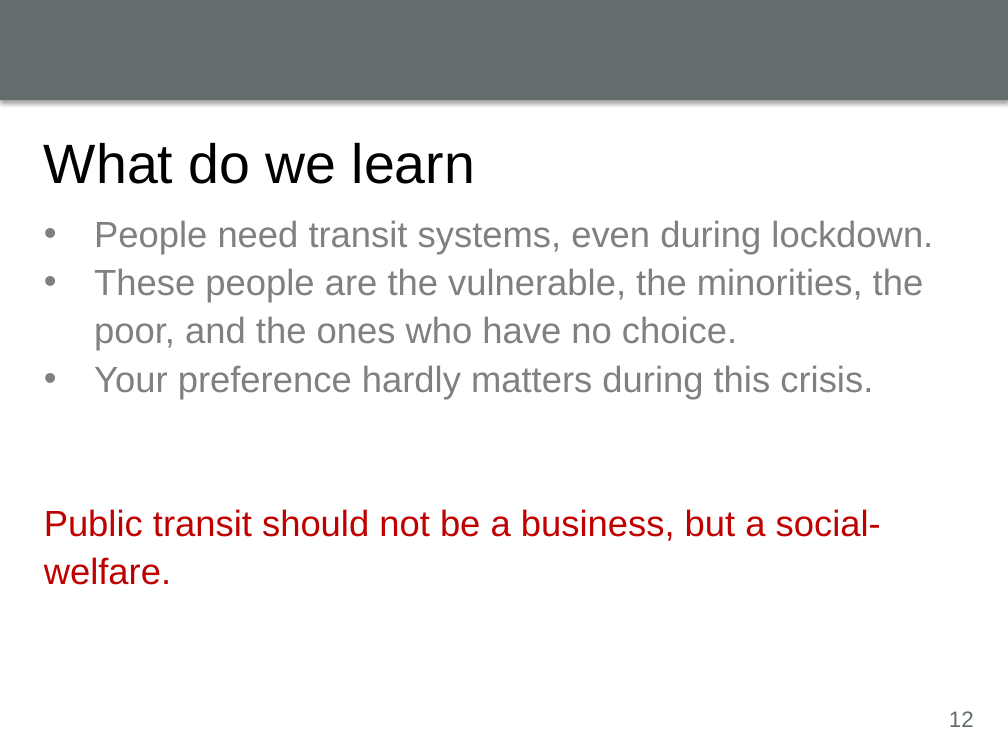
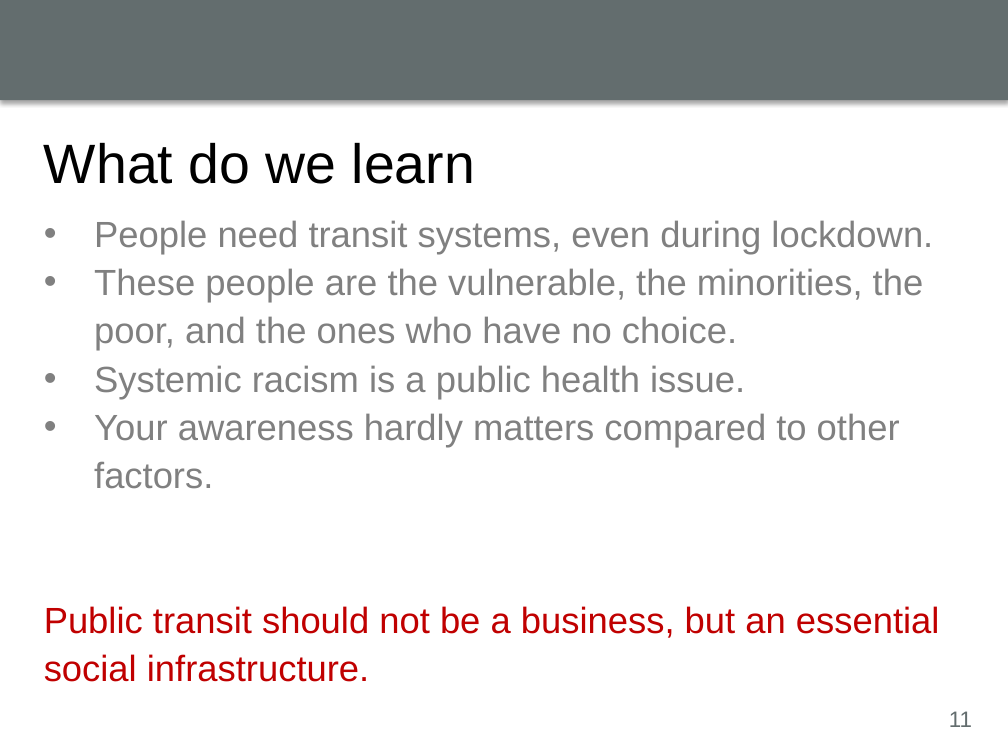
Before and after one commit to luyuliu/COVID-Transit-Demand, a slide deck: slide 11 of doc/lightning_talk.pptx (slide 12 before the commit). Drawn at 1008x756 pixels with LibreOffice and Linux fonts; fonts in the diff are those of the drawing; background and template pictures are left out. Boxes give left, top, right and bottom in pixels: in the first picture for what was removed or moved away, otherwise in the second. Text is boxed around its words. In the diff, an @@ line names an element or a change of style, - is before the commit and + after.

```diff
--- a/doc/lightning_talk.pptx
+++ b/doc/lightning_talk.pptx
@@ text at <box>44,365,940,682</box>: text changed; text colour #C00000 to #808080 @@
-• Your preference hardly matters during this crisis.
-Public transit should not be a business, but a social-welfare.
+• Systemic racism is a public health issue.
+• Your awareness hardly matters compared to other factors.
+Public transit should not be a business, but an essential social infrastructure.
@@ page number at <box>949,711,972,727</box>: text changed @@
-12
+11
```
Also in this commit, not shown: 1 slide removed.
